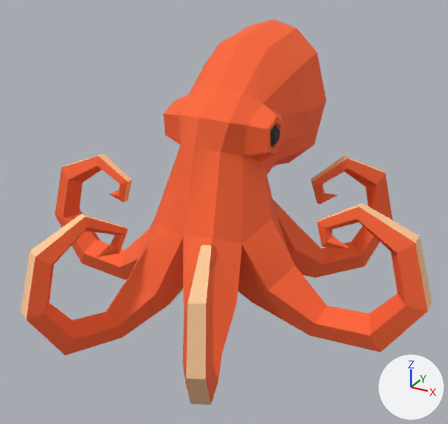
An edit to the FBX model Assets/Models/Octopus/Octopus.FBX, drawn before and after from the same camera.
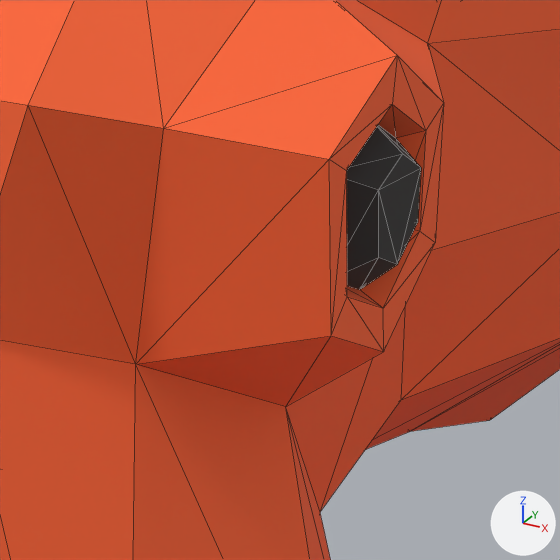
There are two pictures of each version: one whole from a camera (50 mm lens) standing at (4.94, -8.75, 5.48) and looking at (0.08, 0.09, 1.06), one close up on the part from 50% to 66% of the width and 26% to 43% of the height. Lighting does not change. The marker at lower right points along +X, +Y and +Z. The close-ups show mesh edges as thin lines. Vertices at the same position are counted once.

Objects in the first close-up: 'Octopus'.
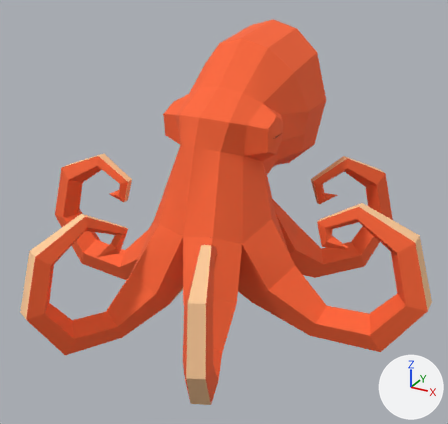
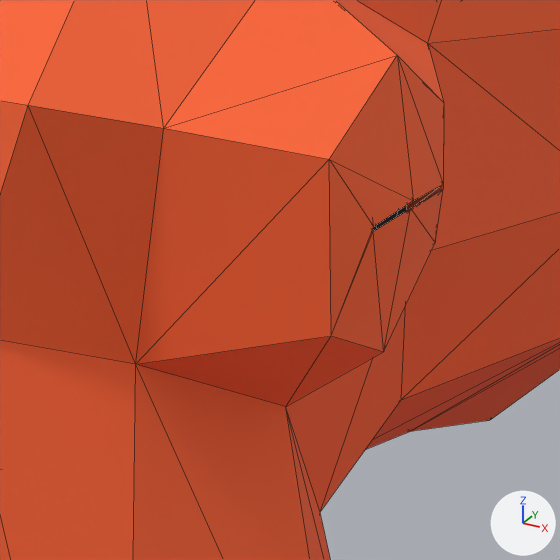
Commit message: Updated Octopus animation

The newer file adds a shape key; the second version is drawn at full value of the shape key 'Octopus-WINK' of 'Octopus', and the change is written as the vertex moves it makes.

What differs and where, as boxes [x1, y1, x2, y2] in the close-ups (560 x 560 px; the box of a moved part takes in the faces that stretch with it):
part 1 of me_mesh, moved or reshaped
    both: [329, 56, 444, 352]

What the commit changed:
me_mesh has 384 vertices, 764 faces and spans x -377.0..377.0, y -331.0..402.0, z -77.0..413.0.
me_mesh is used by ob_octopus; location (0.0, 0.0, 0.0); scale (0.01, 0.01, 0.01).
Before the commit, vertices of me_mesh: 254 (102.0, 8.0, 249.0) at pixel (378, 257), 255 (102.0, 17.0, 245.0) at pixel (397, 264), 256 (102.0, 6.0, 264.0) at pixel (378, 189), 257 (102.0, 18.0, 269.0) at pixel (402, 153), 258 (102.0, 28.0, 263.0) at pixel (421, 167).
Before the commit, vertices of me_mesh: 259 (102.0, 27.0, 252.0) at pixel (417, 222).
Part 1, on me_mesh:
Vertices 254 to 259 of me_mesh move by (-3.0, 0.0, 0.0).
Vertex 242 of me_mesh moves from (99.0, -1.0, 243.0) at pixel (347, 296) to (104.0, -1.0, 258.0) at pixel (373, 231).
Vertex 243 of me_mesh moves from (99.0, 18.0, 235.0) at pixel (383, 308) to (104.0, 18.0, 258.0) at pixel (410, 208).
Vertex 244 of me_mesh moves from (99.0, -3.0, 270.0) at pixel (346, 170) to (104.0, -1.0, 259.0) at pixel (373, 226).
Vertex 245 of me_mesh moves from (99.0, 19.0, 279.0) at pixel (392, 104) to (104.0, 19.0, 259.0) at pixel (413, 200).
Vertex 246 of me_mesh moves from (99.0, 36.0, 269.0) at pixel (425, 130) to (104.0, 35.0, 258.0) at pixel (443, 184).
Vertex 247 of me_mesh moves from (99.0, 35.0, 247.0) at pixel (419, 231) to (104.0, 35.0, 257.0) at pixel (443, 188).
